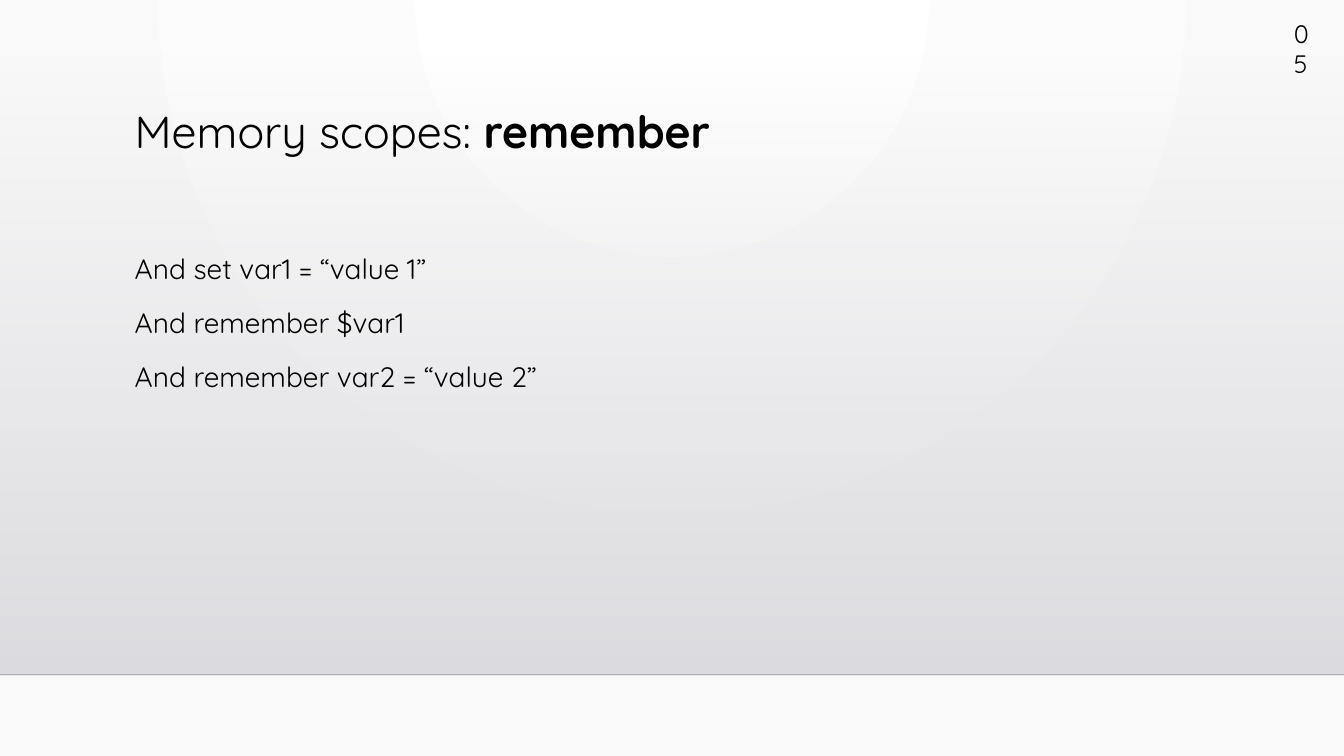
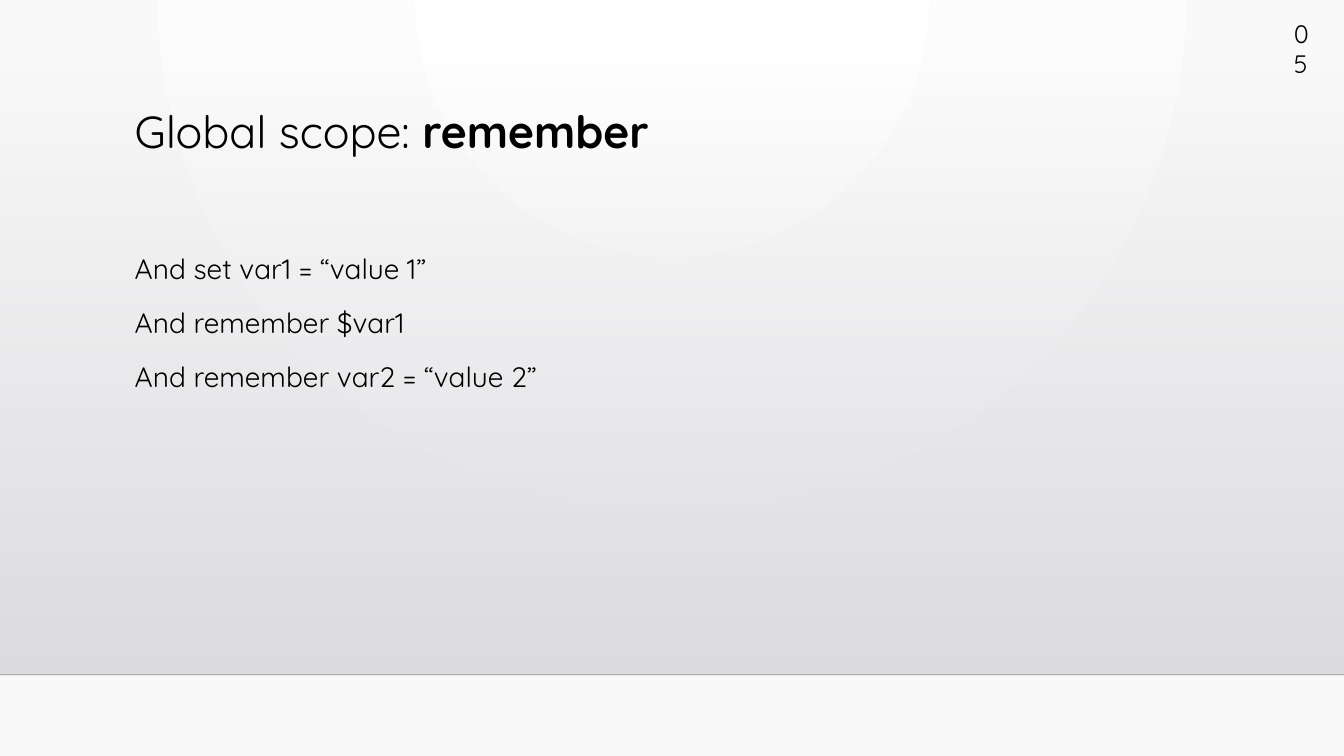
Before and after one commit to slipchansky/ats-unified, a slide deck: slide 22 of ats-presentation/ats-unified.pptx (slide 17 before the commit). Drawn at 1344x756 pixels with LibreOffice and Linux fonts; fonts in the diff are those of the drawing; background and template pictures are left out. Boxes give left, top, right and bottom in pixels: in the first picture for what was removed or moved away, otherwise in the second. Text is boxed around its words. In the diff, an @@ line names an element or a change of style, - is before the commit and + after.

```diff
--- a/ats-presentation/ats-unified.pptx
+++ b/ats-presentation/ats-unified.pptx
@@ title at [135, 115, 648, 157]: text changed @@
-Memory scopes: remember
+Global scope: remember
```
Also in this commit, not shown: 30 other slides changed, 14 slides added, 1 slide removed.
